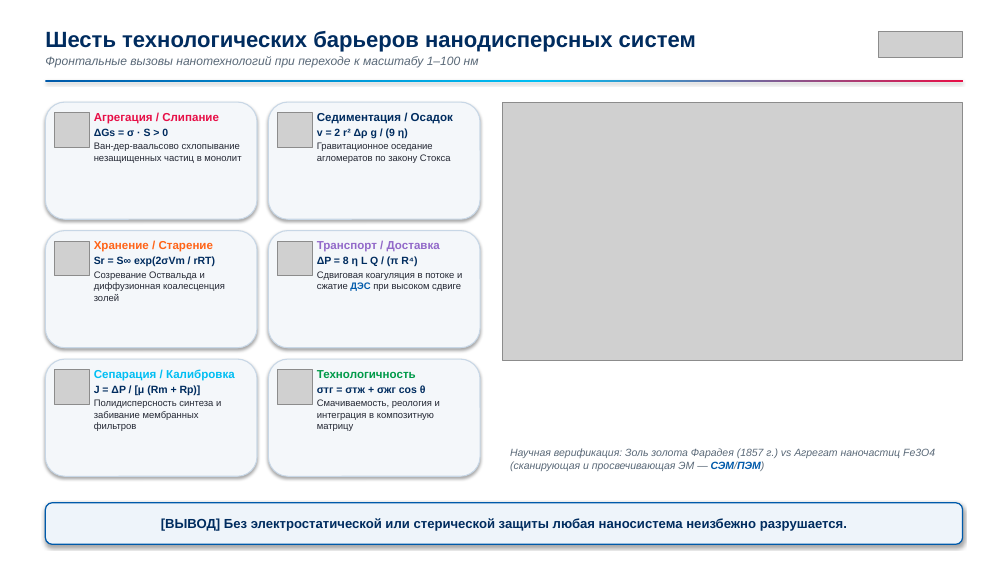
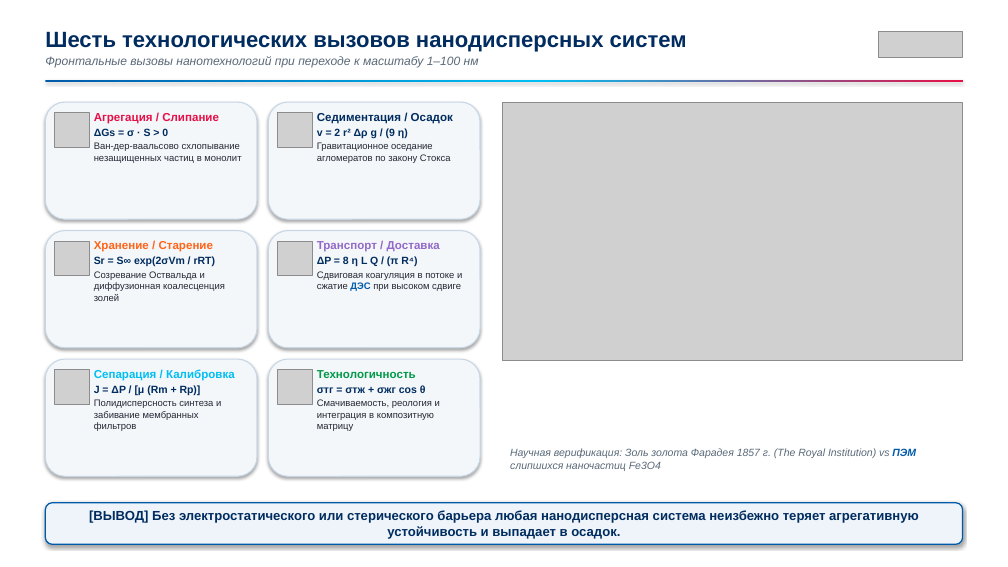
Before and after one commit to brattri3/nanophysics-course, a slide deck: slide 2 of course_materials/semester_4/lectures/lecture_03_colloids.pptx. Drawn at 1008x567 pixels with LibreOffice and Linux fonts; fonts in the diff are those of the drawing; grey boxes stand for pictures. Boxes give left, top, right and bottom in pixels: in the first picture for what was removed or moved away, otherwise in the second. Text is boxed around its words. In the diff, an @@ line names an element or a change of style, - is before the commit and + after.

```diff
--- a/course_materials/semester_4/lectures/lecture_03_colloids.pptx
+++ b/course_materials/semester_4/lectures/lecture_03_colloids.pptx
@@ text at (45,31,687,52): text changed @@
-Шесть технологических барьеров нанодисперсных систем
+Шесть технологических вызовов нанодисперсных систем
@@ text at (510,448,916,471): text changed @@
-Научная верификация: Золь золота Фарадея (1857 г.) vs Агрегат наночастиц Fe3O4 (сканирующая и просвечивающая ЭМ — СЭМ/ПЭМ)
+Научная верификация: Золь золота Фарадея 1857 г. (The Royal Institution) vs ПЭМ слипшихся наночастиц Fe3O4
@@ text in rounded rectangle at (89,510,919,539): text changed @@
-[ВЫВОД] Без электростатической или стерической защиты любая наносистема неизбежно разрушается.
+[ВЫВОД] Без электростатического или стерического барьера любая нанодисперсная система неизбежно теряет агрегативную устойчивость и выпадает в осадок.
```
Also in this commit, not shown: 6 other slides changed, 19 slides added, 10 slides removed, 33 other files.
